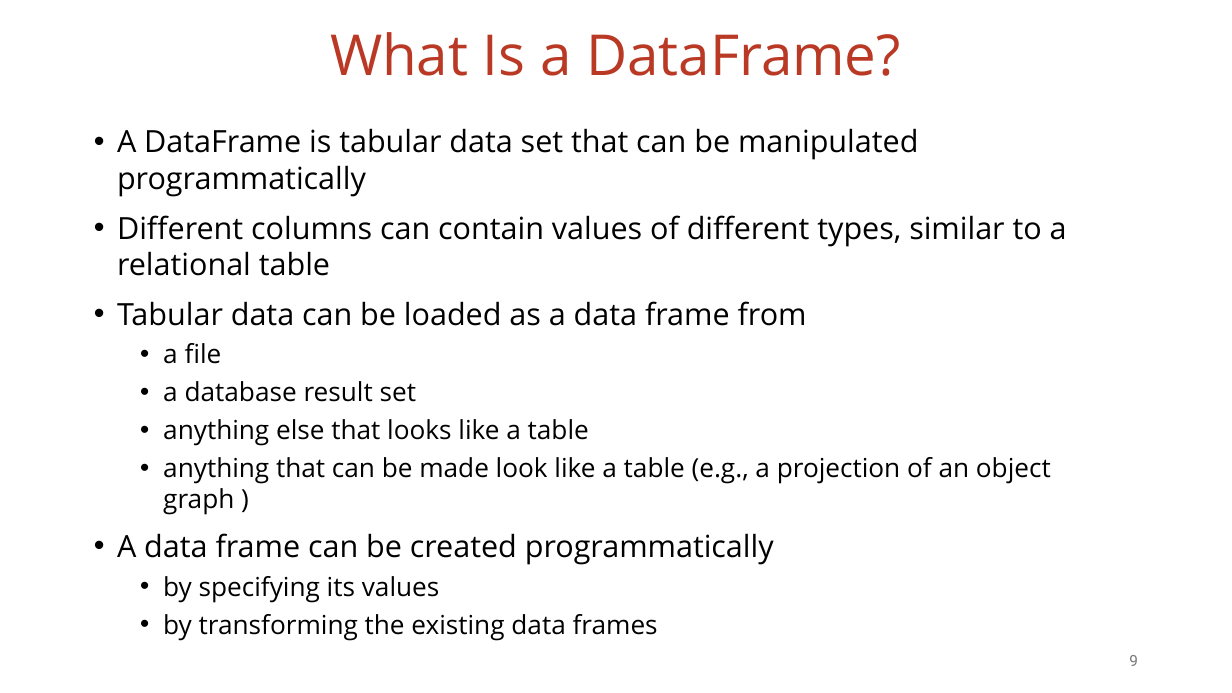
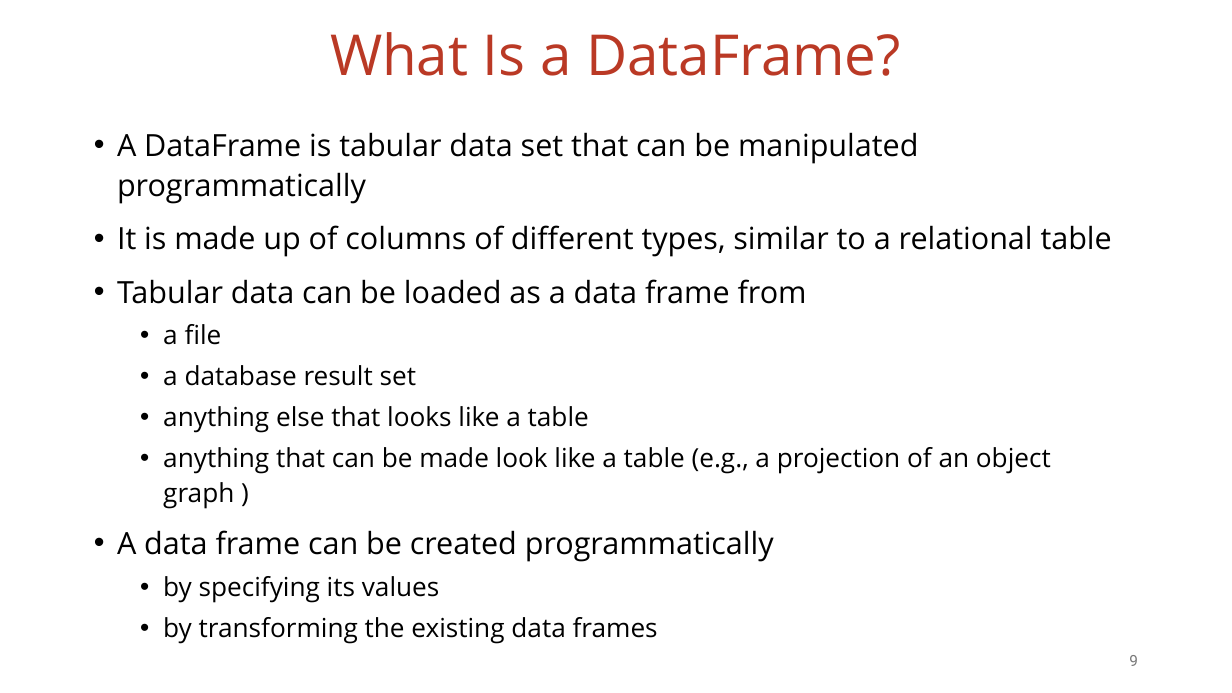
Before and after one commit to vmzakharov/missing-dataframe-talk, a slide deck: slide 9 of presentation/Missing_Dataframe_Short.pptx. Drawn at 1232x693 pixels with LibreOffice and Linux fonts; fonts in the diff are those of the drawing. Boxes give left, top, right and bottom in pixels: in the first picture for what was removed or moved away, otherwise in the second. Text is boxed around its words. In the diff, an @@ line names an element or a change of style, - is before the commit and + after.

```diff
--- a/presentation/Missing_Dataframe_Short.pptx
+++ b/presentation/Missing_Dataframe_Short.pptx
@@ text at bbox=[117, 132, 1051, 638]: line spacing 1 to 1.1 @@
@@ text at bbox=[117, 225, 1112, 257]: text changed @@
-• Different columns can contain values of different types, similar to a relational table
+• It is made up of columns of different types, similar to a relational table
```
Also in this commit, not shown: 6 other slides changed, 13 slides added, 2 other files.
